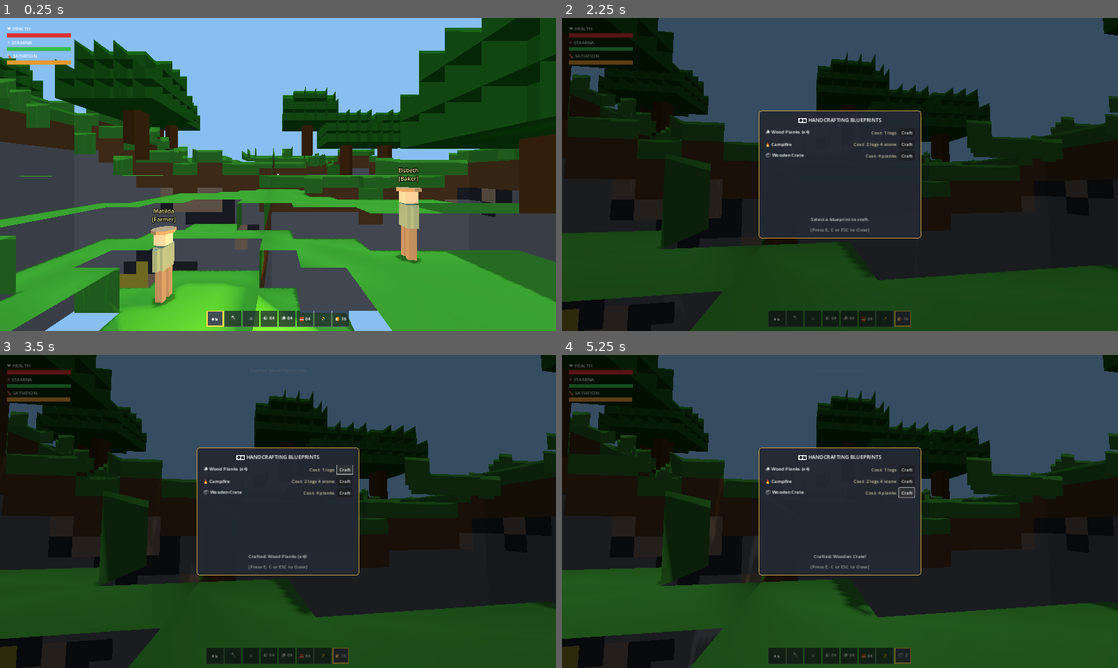
Above: before the commit, frames 1-4 (two rows, left to right).
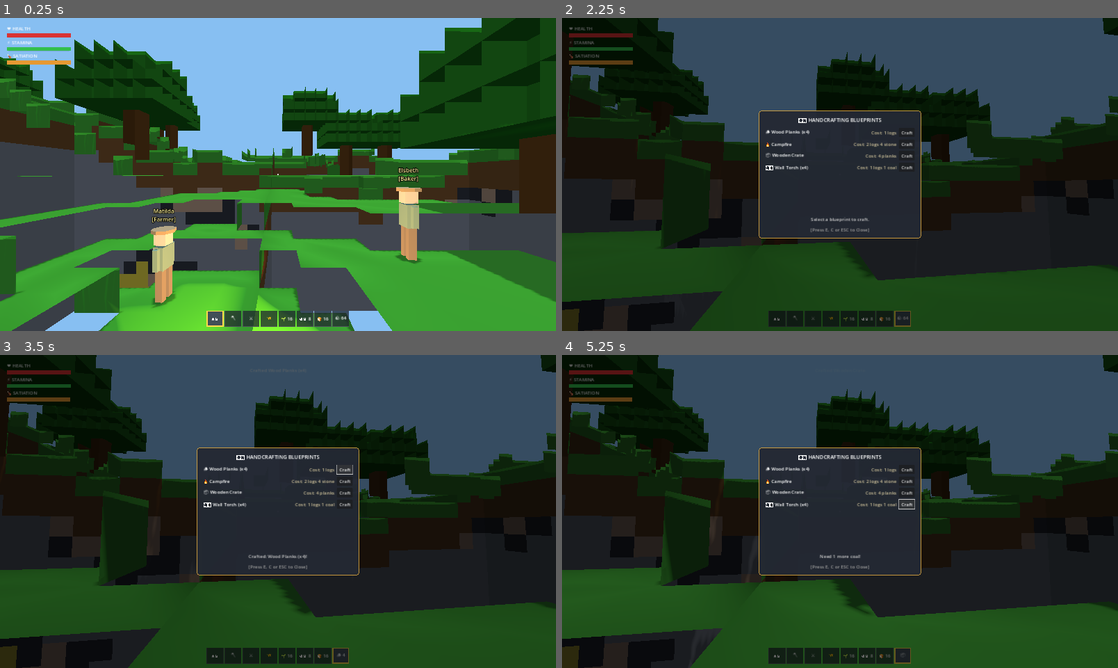
Above: after the commit, the same moments.

Repository: dilmurodmuxsinjonov/my-game
Game: Godot game, scene res://scenes/main.tscn
Two runs of this game, one before a commit and one after it. Both use one fixed random seed, a clock stepped at 60 frames per second and the inputs below.
Inputs (mouse positions are in pixels of both pictures, inside the frame that each line leads up to):
- Up to frame 1 (0.25 s): no input
- Up to frame 2 (2.25 s): tap Enter at 0.5 s; move the mouse to (867, 174) at 0.52 s; hold W from 0.53 s (still down); tap 1 at 0.6 s; click (867, 174) at 0.67 s; tap Space at 0.77, 1.52 s; move the mouse to (812, 174) at 1.27 s; tap 8 at 1.35 s; move the mouse to (851, 168) at 2.02 s; tap E at 2.1 s
- Up to frame 3 (3.5 s): release W at 2.75 s; click "Craft" at 2.75 s
- Up to frame 4 (5.25 s): click "Craft" at 3.5 s; click "Craft" at 4.25 s; click "Craft" at 5 s

The runs differ from the first frame. In frame 1, less than 0.1% of the frame differs, in the area x 47-63%, y 95-97%; in frame 2, 0.2%; in frame 3, 0.2%; in frame 4, 0.3%, in the area x 36-64%, y 42-97%.

Commit message:
feat(combat): implement bandit enemy AI, threat scaling raids, crop growth cycles, and torch lighting

Diff:
--- a/scripts/core/game_manager.gd
+++ b/scripts/core/game_manager.gd
@@ -13,6 +13,8 @@
 var supply_chain: SupplyChain
 var citizens: Array[Citizen] = []
 var workstations: Array[Workstation] = []
+var agriculture_manager: AgricultureManager
+var threat_manager: ThreatManager
 
 # Game day/night simulation
 var day_timer: float = 0.0
@@ -23,12 +25,28 @@
 	supply_chain = SupplyChain.new()
 	sun_light = $DirectionalLight3D
 
+	# Initialize Agriculture & Threat Systems
+	agriculture_manager = AgricultureManager.new(voxel_world, supply_chain)
+	agriculture_manager.name = "AgricultureManager"
+	add_child(agriculture_manager)
+	agriculture_manager.crop_matured.connect(_on_crop_matured)
+	agriculture_manager.crop_harvested.connect(_on_crop_harvested)
+
+	threat_manager = ThreatManager.new(voxel_world, supply_chain)
+	threat_manager.name = "ThreatManager"
+	add_child(threat_manager)
+	threat_manager.raid_spawned.connect(_on_raid_spawned)
+	threat_manager.raid_defeated.connect(_on_raid_defeated)
+	threat_manager.bandit_slain.connect(_on_bandit_slain)
+
 	# Wire up player
 	if player:
 		player.voxel_world = voxel_world
 		player.supply_chain = supply_chain
+		threat_manager.player_ref = player
 		player.open_crafting_requested.connect(_on_open_crafting)
 		player.interact_requested.connect(_on_interact_requested)
+		player.block_action_performed.connect(_on_player_block_action)
 
 		# Position player on top of surface terrain at spawn
 		var spawn_x = 32
@@ -146,3 +164,39 @@
 func _on_item_crafted(recipe_name: String, _item: Dictionary) -> void:
 	if hud:
 		hud.show_notification("Crafted %s" % recipe_name)
+
+func _on_player_block_action(action: String, pos: Vector3i, btype: int) -> void:
+	match action:
+		"till":
+			if agriculture_manager:
+				agriculture_manager.register_farmland(pos)
+		"plant":
+			if agriculture_manager:
+				agriculture_manager.plant_crop(pos, "wheat")
+		"mine":
+			if btype == VoxelChunk.BlockType.WHEAT_CROP and agriculture_manager:
+				agriculture_manager.harvest_crop(pos)
+
+func _on_crop_matured(pos: Vector3i) -> void:
+	# Dispatch available farmer to harvest
+	for c in citizens:
+		if c.current_role == Citizen.Role.FARMER:
+			if c.current_state == Citizen.State.IDLE or c.current_state == Citizen.State.WANDER:
+				c._navigate_to(Vector3(pos.x + 0.5, pos.y, pos.z + 0.5), Citizen.State.HARVESTING)
+				break
+
+func _on_crop_harvested(_pos: Vector3i, yield_data: Dictionary) -> void:
+	if hud:
+		hud.show_notification("🌾 Harvest: +%d Wheat, +%d Seeds" % [yield_data.get("wheat", 2), yield_data.get("seeds", 1)])
+
+func _on_raid_spawned(count: int) -> void:
+	if hud:
+		hud.show_notification("⚠️ Bandit Raid approaching! %d Raiders spotted!" % count)
+
+func _on_raid_defeated() -> void:
+	if hud:
+		hud.show_notification("⚔️ Raid Repelled! The Realm is Secure.")
+
+func _on_bandit_slain(_loot: Dictionary) -> void:
+	if hud:
+		hud.show_notification("☠️ Bandit Slain! Spoils gathered.")
--- /dev/null
+++ b/scripts/core/threat_manager.gd
@@ -0,0 +1,80 @@
+class_name ThreatManager
+extends Node
+
+## Threat & Warfare Coordinator.
+## Computes realm threat scaling and spawns bandit raiding parties targeting citizens and stockpiles.
+
+signal raid_spawned(bandit_count: int)
+signal raid_defeated()
+signal bandit_slain(loot: Dictionary)
+
+var voxel_world: VoxelWorld
+var supply_chain: SupplyChain
+var player_ref: Node3D
+var active_bandits: Array[Bandit] = []
+
+var wave_timer: float = 0.0
+var wave_interval: float = 150.0 # 2.5 minutes between threat cycles
+var threat_score: float = 10.0
+
+func _init(p_world: VoxelWorld = null, p_supply: SupplyChain = null) -> void:
+	voxel_world = p_world
+	supply_chain = p_supply
+
+func _process(delta: float) -> void:
+	wave_timer += delta
+	if wave_timer >= wave_interval:
+		wave_timer = 0.0
+		_evaluate_threat_and_spawn()
+
+func _evaluate_threat_and_spawn() -> void:
+	if not voxel_world:
+		return
+
+	# GDD Threat formula: Threat = Base + (Pop * 1.5) + (StockpileValue * 0.05)
+	var pop = 6
+	var stockpile_val = 50.0
+	if supply_chain:
+		stockpile_val = float(supply_chain.inventory.get("bread", 0) + supply_chain.inventory.get("iron_ore", 0) * 2)
+
+	threat_score = 10.0 + (pop * 1.5) + (stockpile_val * 0.05)
+	var bandit_count = clampi(int(threat_score / 15.0), 1, 4)
+
+	spawn_raid(bandit_count)
+
+func spawn_raid(count: int) -> void:
+	if not voxel_world:
+		return
+
+	# Spawn at perimeter edge
+	var edge_x = 6
+	var edge_z = 6
+	var edge_y = voxel_world.get_surface_height(edge_x, edge_z)
+
+	for i in range(count):
+		var bandit = Bandit.new()
+		bandit.voxel_world = voxel_world
+		var spawn_pos = Vector3(edge_x + i * 2, edge_y + 1.2, edge_z + i)
+		bandit.position = spawn_pos
+
+		# Connect defeat
+		bandit.defeated.connect(_on_bandit_defeated)
+
+		get_parent().add_child(bandit)
+		active_bandits.append(bandit)
+
+		# Set target to player or settlement center
+		if player_ref:
+			bandit.set_target(player_ref)
+
+	emit_signal("raid_spawned", count)
+
+func _on_bandit_defeated(bandit: Bandit, loot: Dictionary) -> void:
+	active_bandits.erase(bandit)
+	if supply_chain:
+		for item in loot.keys():
+			supply_chain.add_resource(item, loot[item])
+
+	emit_signal("bandit_slain", loot)
+	if active_bandits.is_empty():
+		emit_signal("raid_defeated")
--- /dev/null
+++ b/scripts/economy/agriculture_manager.gd
@@ -0,0 +1,118 @@
+class_name AgricultureManager
+extends Node
+
+## Manages feudal agriculture, soil hydration, crop growth ticks, and harvest logistics.
+
+signal crop_planted(pos: Vector3i, crop_type: String)
+signal crop_matured(pos: Vector3i)
+signal crop_harvested(pos: Vector3i, yield_data: Dictionary)
+
+var voxel_world: VoxelWorld
+var supply_chain: SupplyChain
+
+# Position (Vector3i) -> Crop State Dictionary
+# {"crop_type": "wheat", "stage": int, "progress": float, "hydrated": bool}
+var active_crops: Dictionary = {}
+var registered_farmlands: Dictionary = {}
+
+const MAX_GROWTH_STAGE: int = 3
+const BASE_GROWTH_DURATION: float = 18.0 # seconds to reach full maturity
+const HYDRATION_RADIUS: int = 4 # blocks from water
+
+func _init(p_world: VoxelWorld = null, p_supply: SupplyChain = null) -> void:
+	voxel_world = p_world
+	supply_chain = p_supply
+
+func _process(delta: float) -> void:
+	_tick_crop_growth(delta)
+
+func register_farmland(pos: Vector3i) -> void:
+	var is_hydrated = _check_soil_hydration(pos)
+	registered_farmlands[pos] = {"hydrated": is_hydrated}
+
+func plant_crop(pos: Vector3i, crop_type: String = "wheat") -> bool:
+	if not voxel_world:
+		return false
+
+	# Check if block below is farmland
+	var floor_pos = pos + Vector3i.DOWN
+	var floor_type = voxel_world.get_block_world(floor_pos)
+	if floor_type != VoxelChunk.BlockType.FARMLAND:
+		return false
+
+	# Place wheat crop block in voxel world
+	voxel_world.set_block_world(pos, VoxelChunk.BlockType.WHEAT_CROP, true)
+
+	var is_hydrated = _check_soil_hydration(floor_pos)
+	active_crops[pos] = {
+		"crop_type": crop_type,
+		"stage": 0,
+		"progress": 0.0,
+		"hydrated": is_hydrated
+	}
+
+	emit_signal("crop_planted", pos, crop_type)
+	return true
+
+func _check_soil_hydration(farmland_pos: Vector3i) -> bool:
+	if not voxel_world:
+		return false
+	# Check adjacent voxels within HYDRATION_RADIUS for water
+	for dx in range(-HYDRATION_RADIUS, HYDRATION_RADIUS + 1):
+		for dz in range(-HYDRATION_RADIUS, HYDRATION_RADIUS + 1):
+			for dy in range(-1, 2):
+				var check_pos = farmland_pos + Vector3i(dx, dy, dz)
+				if voxel_world.get_block_world(check_pos) == VoxelChunk.BlockType.WATER:
+					return true
+	return false
+
+func _tick_crop_growth(delta: float) -> void:
+	for pos in active_crops.keys():
+		var crop = active_crops[pos]
+		if crop["stage"] >= MAX_GROWTH_STAGE:
+			continue
+
+		var growth_speed = 1.0
+		if crop["hydrated"]:
+			growth_speed = 2.2 # Hydrated crops grow 2.2x faster
+
+		crop["progress"] += (delta / BASE_GROWTH_DURATION) * growth_speed
+
+		# Advance growth stage
+		var new_stage = clampi(int(crop["progress"] * MAX_GROWTH_STAGE), 0, MAX_GROWTH_STAGE)
+		if new_stage > crop["stage"]:
+			crop["stage"] = new_stage
+			if crop["stage"] == MAX_GROWTH_STAGE:
+				emit_signal("crop_matured", pos)
+
+func harvest_crop(pos: Vector3i) -> Dictionary:
+	if not active_crops.has(pos):
+		return {"success": false}
+
+	var crop = active_crops[pos]
+	if crop["stage"] < MAX_GROWTH_STAGE:
+		return {"success": false, "reason": "Not yet mature"}
+
+	# Harvest yield
+	var yield_data = {
+		"wheat": 3,
+		"seeds": 2
+	}
+
+	# Reset crop or clear block
+	active_crops.erase(pos)
+	if voxel_world:
+		voxel_world.set_block_world(pos, VoxelChunk.BlockType.AIR, true)
+
+	if supply_chain:
+		supply_chain.add_resource("wheat", yield_data["wheat"])
+
+	emit_signal("crop_harvested", pos, yield_data)
+	return {"success": true, "yield": yield_data}
+
+func get_mature_crops() -> Array[Vector3i]:
+	var result: Array[Vector3i] = []
+	for pos in active_crops.keys():
+		if active_crops[pos]["stage"] >= MAX_GROWTH_STAGE:
+			result.append(pos)
+	return result
--- /dev/null
+++ b/scripts/entities/bandit.gd
@@ -0,0 +1,173 @@
+class_name Bandit
+extends CharacterBody3D
+
+## Feudal Bandit Raider.
+## Navigates via 3D Grid Pathfinder, raids kingdom stockpiles, and engages in melee combat with player and guards.
+
+signal defeated(bandit: Bandit, loot: Dictionary)
+signal attack_landed(bandit: Bandit, target: Node3D, damage: float)
+
+var max_health: float = 60.0
+var health: float = 60.0
+var move_speed: float = 3.6
+var attack_damage: float = 12.0
+var attack_range: float = 2.0
+var attack_cooldown: float = 1.4
+var attack_timer: float = 0.0
+
+var voxel_world: VoxelWorld
+var pathfinder: GridPathfinder3D
+var current_path: Array[Vector3] = []
+var path_index: int = 0
+var target_entity: Node3D = null
+
+# Visual components
+var model_mesh: MeshInstance3D
+var collision_shape: CollisionShape3D
+var health_bar_label: Label3D
+var flash_timer: float = 0.0
+var default_material: StandardMaterial3D
+var flash_material: StandardMaterial3D
+
+const GRAVITY: float = 16.0
+
+func _ready() -> void:
+	_setup_visuals()
+	if voxel_world:
+		pathfinder = GridPathfinder3D.new(voxel_world)
+
+func _setup_visuals() -> void:
+	collision_shape = CollisionShape3D.new()
+	var cap = CapsuleShape3D.new()
+	cap.radius = 0.35
+	cap.height = 1.7
+	collision_shape.shape = cap
+	collision_shape.position = Vector3(0, 0.85, 0)
+	add_child(collision_shape)
+
+	# Bandit Mesh (dark bandit raider colors)
+	model_mesh = MeshInstance3D.new()
+	var body_mesh = CapsuleMesh.new()
+	body_mesh.radius = 0.35
+	body_mesh.height = 1.7
+	model_mesh.mesh = body_mesh
+	model_mesh.position = Vector3(0, 0.85, 0)
+
+	default_material = StandardMaterial3D.new()
+	default_material.albedo_color = Color(0.35, 0.15, 0.15) # Crimson raider tunic
+	default_material.roughness = 0.8
+	model_mesh.material_override = default_material
+	add_child(model_mesh)
+
+	flash_material = StandardMaterial3D.new()
+	flash_material.albedo_color = Color(1.0, 0.2, 0.2)
+	flash_material.emission_enabled = true
+	flash_material.emission = Color(1.0, 0.1, 0.1)
+	flash_material.emission_energy_multiplier = 2.0
+
+	# 3D Health Bar
+	health_bar_label = Label3D.new()
+	health_bar_label.text = "☠️ Bandit Raider [60/60]"
+	health_bar_label.position = Vector3(0, 2.05, 0)
+	health_bar_label.billboard = BaseMaterial3D.BILLBOARD_ENABLED
+	health_bar_label.font_size = 24
+	health_bar_label.modulate = Color(1.0, 0.3, 0.3)
+	add_child(health_bar_label)
+
+func set_target(target: Node3D) -> void:
+	target_entity = target
+	_recalculate_path()
+
+func _recalculate_path() -> void:
+	if not target_entity or not pathfinder:
+		return
+	current_path = pathfinder.find_path(global_position, target_entity.global_position)
+	path_index = 0
+
+func _physics_process(delta: float) -> void:
+	if not is_on_floor():
+		velocity.y -= GRAVITY * delta
+
+	# Damage flash timer
+	if flash_timer > 0.0:
+		flash_timer -= delta
+		if flash_timer <= 0.0 and model_mesh:
+			model_mesh.material_override = default_material
+
+	attack_timer += delta
+
+	# Check target distance
+	if target_entity and is_instance_valid(target_entity):
+		var dist = global_position.distance_to(target_entity.global_position)
+		if dist <= attack_range:
+			velocity.x = 0
+			velocity.z = 0
+			if attack_timer >= attack_cooldown:
+				attack_timer = 0.0
+				_perform_attack()
+		else:
+			_follow_path(delta)
+	else:
+		velocity.x = 0
+		velocity.z = 0
+
+	move_and_slide()
+
+func _follow_path(delta: float) -> void:
+	if current_path.is_empty() or path_index >= current_path.size():
+		if target_entity:
+			_recalculate_path()
+		return
+
+	var target_pos = current_path[path_index]
+	var diff = target_pos - global_position
+	diff.y = 0
+
+	if diff.length() < 0.6:
+		path_index += 1
+		if path_index >= current_path.size():
+			return
+		target_pos = current_path[path_index]
+		diff = target_pos - global_position
+		diff.y = 0
+
+	var dir = diff.normalized()
+	velocity.x = dir.x * move_speed
+	velocity.z = dir.z * move_speed
+
+	if dir.length_squared() > 0.01:
+		var target_rot = atan2(-dir.x, -dir.z)
+		rotation.y = lerp_angle(rotation.y, target_rot, 10.0 * delta)
+
+func _perform_attack() -> void:
+	if not target_entity:
+		return
+	if target_entity.has_method("take_damage"):
+		target_entity.take_damage(attack_damage)
+		emit_signal("attack_landed", self, target_entity, attack_damage)
+
+func take_damage(amount: float, knockback: Vector3 = Vector3.ZERO) -> void:
+	health = maxf(0.0, health - amount)
+	if health_bar_label:
+		health_bar_label.text = "☠️ Bandit Raider [%d/%d]" % [int(health), int(max_health)]
+
+	# Damage flash
+	flash_timer = 0.15
+	if model_mesh:
+		model_mesh.material_override = flash_material
+
+	# Apply knockback
+	if knockback != Vector3.ZERO:
+		velocity += knockback * 5.0
+
+	if health <= 0.0:
+		_die()
+
+func _die() -> void:
+	var loot = {
+		"iron_ore": 1,
+		"coins": 5,
+		"bread": 1
+	}
+	emit_signal("defeated", self, loot)
+	queue_free()
--- a/scripts/entities/citizen.gd
+++ b/scripts/entities/citizen.gd
@@ -247,6 +247,16 @@
 		state_timer = 0.0
 		emit_signal("state_changed", self, old, new_state)
 
+func take_damage(amount: float) -> void:
+	health = maxf(0.0, health - amount)
+	if nameplate:
+		nameplate.text = "%s\n[%s] (HP: %d)" % [citizen_name, _get_role_name(current_role), int(health)]
+	if health < 30.0 and current_role != Role.GUARD:
+		_transition_to(State.FLEEING)
+	if health <= 0.0:
+		_transition_to(State.HEALING)
+		health = 25.0
+
 func _get_role_name(r: Role) -> String:
 	match r:
 		Role.FARMER: return "Farmer"
--- a/scripts/entities/player.gd
+++ b/scripts/entities/player.gd
@@ -47,11 +47,11 @@
 	{"name": "Iron Pickaxe", "type": "tool", "tool_type": "pickaxe", "icon": "⛏️", "block_type": 0, "count": 1},
 	{"name": "Wood Axe", "type": "tool", "tool_type": "axe", "icon": "🪓", "block_type": 0, "count": 1},
 	{"name": "Knight Sword", "type": "tool", "tool_type": "sword", "icon": "⚔️", "block_type": 0, "count": 1},
-	{"name": "Cobblestone", "type": "block", "block_type": VoxelChunk.BlockType.COBBLESTONE, "icon": "🪨", "count": 64},
-	{"name": "Wood Planks", "type": "block", "block_type": VoxelChunk.BlockType.PLANKS, "icon": "🪵", "count": 64},
-	{"name": "Stone Blocks", "type": "block", "block_type": VoxelChunk.BlockType.STONE, "icon": "🧱", "count": 64},
 	{"name": "Farmland Hoe", "type": "tool", "tool_type": "hoe", "icon": "🌾", "block_type": VoxelChunk.BlockType.FARMLAND, "count": 1},
-	{"name": "Ration Bread", "type": "food", "nutrition": 25.0, "icon": "🍞", "count": 16}
+	{"name": "Wheat Seeds", "type": "seed", "icon": "🌱", "count": 16},
+	{"name": "Torch", "type": "placeable", "icon": "🕯️", "count": 8},
+	{"name": "Ration Bread", "type": "food", "nutrition": 25.0, "icon": "🍞", "count": 16},
+	{"name": "Cobblestone", "type": "block", "block_type": VoxelChunk.BlockType.COBBLESTONE, "icon": "🪨", "count": 64}
 ]
 
 var respawn_position: Vector3 = Vector3(32.0, 25.0, 32.0)
@@ -233,6 +233,21 @@
 
 	var item = hotbar[active_slot]
 
+	# 1. Melee combat against enemies (Bandit, etc.)
+	if collider is Bandit:
+		var dmg = 20.0
+		if item.get("tool_type") == "sword":
+			dmg = 35.0
+		elif item.get("tool_type") == "axe":
+			dmg = 24.0
+		elif item.get("tool_type") == "pickaxe":
+			dmg = 16.0
+		var knockback = -camera.global_transform.basis.z.normalized()
+		collider.take_damage(dmg, knockback)
+		emit_signal("block_action_performed", "attack", Vector3i.ZERO, 0)
+		return
+
+	# 2. Voxel mining
 	if voxel_world and (collider is VoxelChunk or collider == voxel_world):
 		var result = voxel_world.mine_block(hit_point, hit_normal)
 		if result["success"]:
@@ -270,7 +285,31 @@
 			emit_signal("block_action_performed", "till", target_pos, VoxelChunk.BlockType.FARMLAND)
 			return
 
-	# 3. Block placement
+	# 3. Seed planting on Farmland
+	if (item.get("type") == "seed" or item.get("name") == "Wheat Seeds") and item.get("count", 0) > 0 and voxel_world:
+		var center = hit_point - hit_normal * 0.4
+		var target_pos = Vector3i(int(floor(center.x)), int(floor(center.y)), int(floor(center.z)))
+		var above_pos = target_pos + Vector3i.UP
+		var cur_type = voxel_world.get_block_world(target_pos)
+		if cur_type == VoxelChunk.BlockType.FARMLAND and voxel_world.get_block_world(above_pos) == VoxelChunk.BlockType.AIR:
+			item["count"] -= 1
+			emit_signal("block_action_performed", "plant", above_pos, VoxelChunk.BlockType.WHEAT_CROP)
+			emit_signal("hotbar_slot_changed", active_slot, item)
+			return
+
+	# 4. Torch placement
+	if item.get("name") == "Torch" and item.get("count", 0) > 0:
+		var torch = Torch.new()
+		var torch_pos = hit_point + hit_normal * 0.1
+		torch.position = torch_pos
+		get_tree().current_scene.add_child(torch)
+		item["count"] -= 1
+		emit_signal("block_action_performed", "torch", Vector3i(int(torch_pos.x), int(torch_pos.y), int(torch_pos.z)), 0)
+		emit_signal("hotbar_slot_changed", active_slot, item)
+		return
+
+	# 4. Block placement
+	if voxel_world and item.get("type") == "block" and item.get("count", 0) > 0:
 		var btype = item.get("block_type", VoxelChunk.BlockType.STONE)
 		var result = voxel_world.place_block(hit_point, hit_normal, btype)
 		if result["success"]:
--- /dev/null
+++ b/scripts/entities/torch.gd
@@ -0,0 +1,63 @@
+class_name Torch
+extends Node3D
+
+## 3D Torch Light Source.
+## Emits warm dynamic illumination into caves, houses, and night camps with natural flame flickering.
+
+var light: OmniLight3D
+var stick_mesh: MeshInstance3D
+var flame_mesh: MeshInstance3D
+
+var base_energy: float = 1.8
+var flicker_speed: float = 12.0
+
+func _ready() -> void:
+	_setup_visuals()
+
+func _setup_visuals() -> void:
+	# 1. Wooden handle
+	stick_mesh = MeshInstance3D.new()
+	var cyl = CylinderMesh.new()
+	cyl.top_radius = 0.04
+	cyl.bottom_radius = 0.03
+	cyl.height = 0.5
+	stick_mesh.mesh = cyl
+	stick_mesh.position = Vector3(0, 0.25, 0)
+
+	var mat_wood = StandardMaterial3D.new()
+	mat_wood.albedo_color = Color(0.35, 0.22, 0.12)
+	mat_wood.roughness = 0.9
+	stick_mesh.material_override = mat_wood
+	add_child(stick_mesh)
+
+	# 2. Flame head
+	flame_mesh = MeshInstance3D.new()
+	var cone = CylinderMesh.new()
+	cone.top_radius = 0.01
+	cone.bottom_radius = 0.06
+	cone.height = 0.15
+	flame_mesh.mesh = cone
+	flame_mesh.position = Vector3(0, 0.55, 0)
+
+	var mat_flame = StandardMaterial3D.new()
+	mat_flame.albedo_color = Color(1.0, 0.6, 0.1)
+	mat_flame.emission_enabled = true
+	mat_flame.emission = Color(1.0, 0.5, 0.1)
+	mat_flame.emission_energy_multiplier = 3.0
+	flame_mesh.material_override = mat_flame
+	add_child(flame_mesh)
+
+	# 3. Dynamic OmniLight3D
+	light = OmniLight3D.new()
+	light.light_color = Color(1.0, 0.72, 0.32)
+	light.light_energy = base_energy
+	light.omni_range = 10.0
+	light.shadow_enabled = true
+	light.position = Vector3(0, 0.6, 0)
+	add_child(light)
+
+func _process(delta: float) -> void:
+	if light:
+		var time = Time.get_ticks_msec() * 0.001
+		var flicker = sin(time * flicker_speed) * 0.15 + cos(time * flicker_speed * 1.7) * 0.1
+		light.light_energy = base_energy + flicker
--- a/scripts/ui/crafting_menu.gd
+++ b/scripts/ui/crafting_menu.gd
@@ -35,6 +35,11 @@
 			"name": "Wooden Crate",
 			"inputs": {"planks": 4},
 			"output": {"name": "Wooden Crate", "type": "placeable", "icon": "📦", "count": 1}
+		},
+		{
+			"name": "Wall Torch (x4)",
+			"inputs": {"logs": 1, "coal": 1},
+			"output": {"name": "Torch", "type": "placeable", "icon": "🕯️", "count": 4}
 		}
 	],
 	"workbench": [
@@ -62,6 +67,11 @@
 			"name": "Cobblestone Blocks (x8)",
 			"inputs": {"stone": 8},
 			"output": {"name": "Cobblestone", "type": "block", "block_type": 9, "icon": "🪨", "count": 8}
+		},
+		{
+			"name": "Wheat Seeds (x4)",
+			"inputs": {"wheat": 1},
+			"output": {"name": "Wheat Seeds", "type": "seed", "icon": "🌱", "count": 4}
 		}
 	],
 	"campfire": [
Not shown, added: scripts/core/threat_manager.gd.uid
Not shown, added: scripts/economy/agriculture_manager.gd.uid
Not shown, added: scripts/entities/bandit.gd.uid
Not shown, added: scripts/entities/torch.gd.uid
